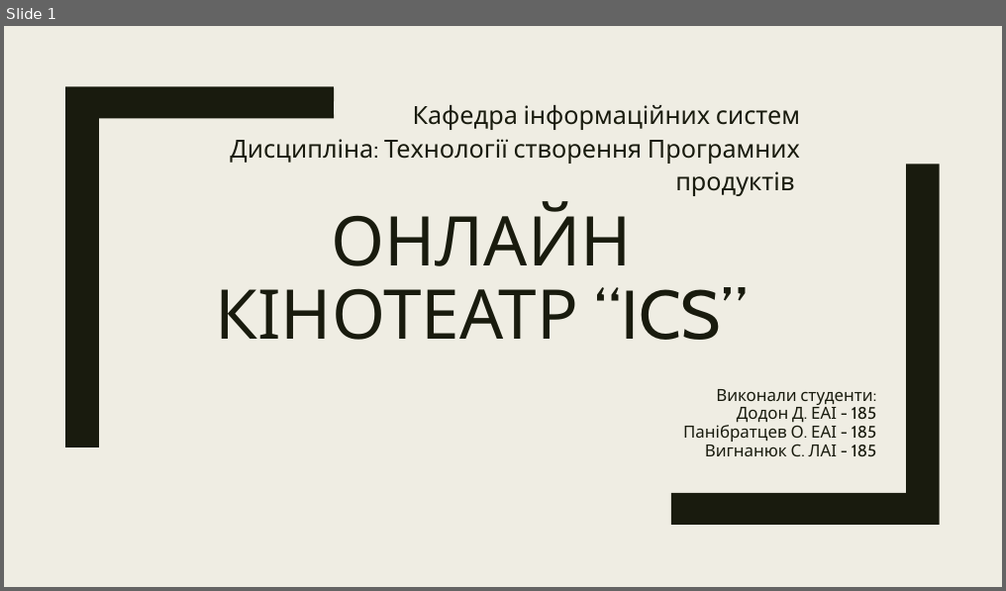
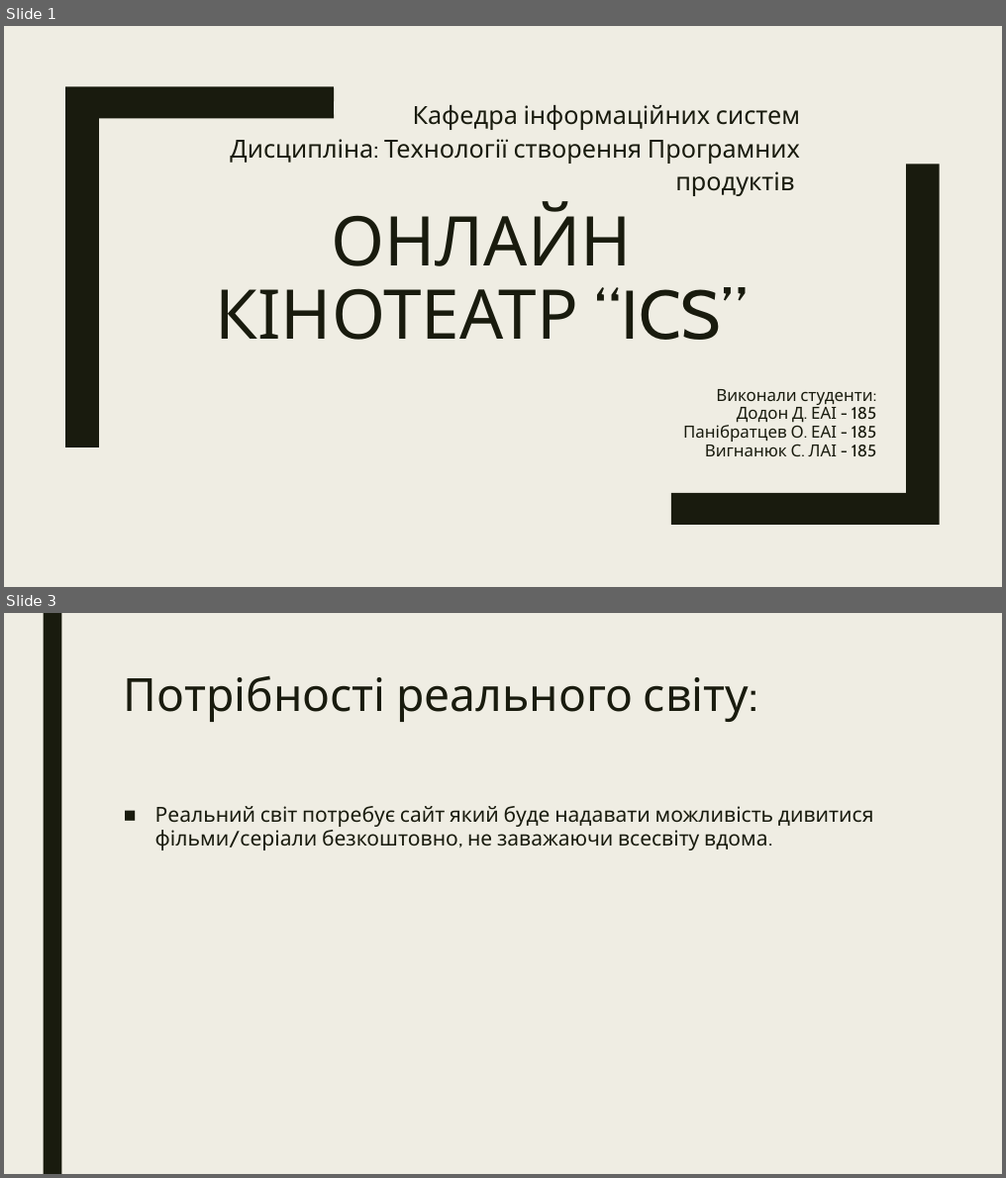
Before and after one commit to elxaz/kursa4AI, a slide deck: 1.pptx. Shown one above the other, each under a label of ours: slide 1 before the commit, slides 1 and 3 after it; the slides between them are not shown. The pictures are 1006x591 and 1006x1178 pixels, drawn with LibreOffice and Linux fonts; fonts in the diff are those of the drawing. Boxes give left, top, right and bottom in pixels: in the first picture for what was removed or moved away, otherwise in the second. Text is boxed around its words. In the diff, an @@ line names an element or a change of style, - is before the commit and + after.

```diff
--- a/1.pptx
+++ b/1.pptx
@@ slide 3 added at (4,613,1002,1174), background #EFEDE3 @@
@@ rectangle added at (43,613,61,1174), fill #191B0E @@
@@ title added at (124,675,748,722), 44 pt, text #191B0E @@
+Потрібності реального світу:
@@ text added at (155,806,874,851), 20 pt, text #191B0E @@
+■ Реальний світ потребує сайт який буде надавати можливість дивитися фільми/серіали безкоштовно, не заважаючи всесвіту вдома.
```
Also in this commit, not shown: 2 slides changed, 3 other slides added, 1 slide removed, 3 other files.
